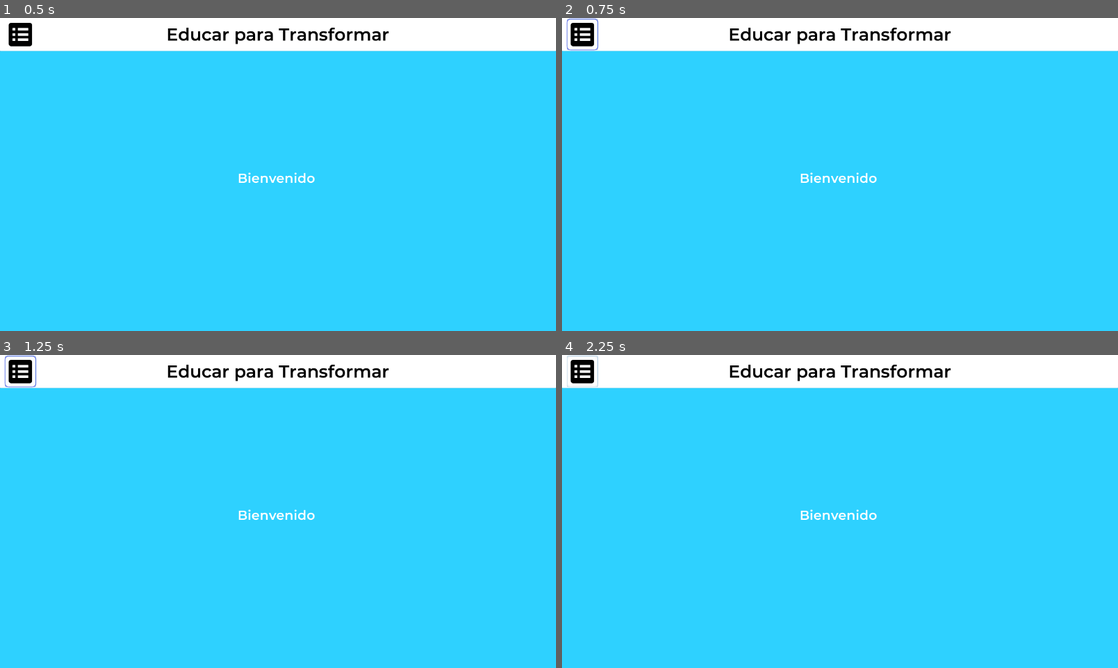
Above: before the commit, frames 1-4 (two rows, left to right).
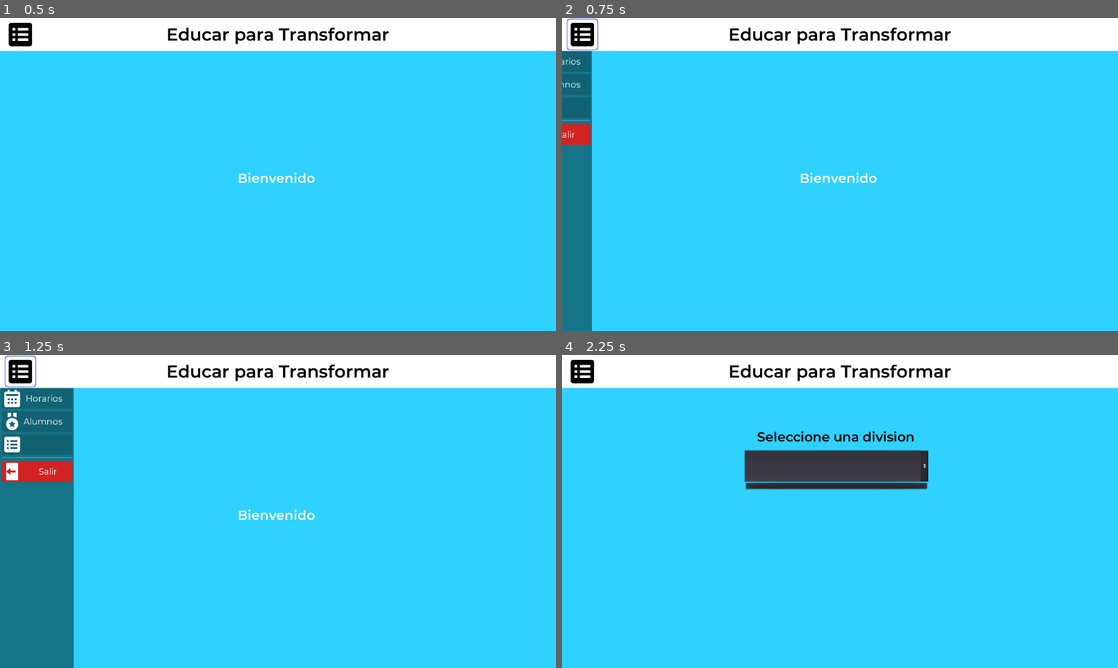
Above: after the commit, the same moments.

Repository: Matias-Barboza/DesktopAppEducarParaTransformar
Game: Godot game, scene res://Pantallas/PantallaAdmin.tscn
Two runs of this game, one before a commit and one after it. Both use one fixed random seed, a clock stepped at 60 frames per second and the inputs below. This scene is started directly instead of the project's main scene.
Inputs (mouse positions are in pixels of both pictures, inside the frame that each line leads up to):
- Up to frame 1 (0.5 s): no input
- Up to frame 2 (0.75 s): click (584, 33) at 0.5 s
- Up to frame 3 (1.25 s): no input
- Up to frame 4 (2.25 s): click (600, 398) at 1.25 s, where only the run after the commit has a clickable "Horarios"; click (834, 464) at 2.02 s

Frame 1 is identical in both runs. In frame 2, 4.8% of the frame differs, in the area x 0-6%, y 10-100%; in frame 3, 12%, in the area x 0-14%, y 10-100%; in frame 4, 4.9%.

Commit message:
horarios

Diff:
--- a/Pantallas/PantallaAdmin.gd
+++ b/Pantallas/PantallaAdmin.gd
@@ -2,7 +2,11 @@
 
 var endpoint_division = Globals.URL + "/api/divisions"
 var endpoint_alumnos_division = Globals.URL + "/api/divisions/students/"
-var endpoint_horarios_division = Globals.URL + "/api/divisions/classes/"
+
+var endpoint_division_0 = Globals.URL + "/api/students/classes/30"
+var endpoint_division_1 = Globals.URL + "/api/students/classes/45"
+var endpoint_division_2 = Globals.URL + "/api/students/classes/65"
+var endpoint_division_3 = Globals.URL + "/api/students/classes/68"
 
 onready var request_divisiones = $GetDivisiones
 onready var request_alumnos = $GetAlumnosDivision
@@ -13,7 +17,7 @@
 onready var tabla_horario = $PanelHorario/TablaHorariosDocente
 
 onready var animation_player = $AnimationPlayer
-onready var panel_bienvenida = $PanelBienvenida
+onready var panel_bienvenida = $PanelBienvenida/LabelBienvenida
 
 onready var label_bienvenida = $PanelBienvenida/LabelBienvenida
 onready var label_division = $PanelDivision/NombreDivision
@@ -78,14 +82,30 @@
 		var json = JSON.parse(body.get_string_from_utf8())
 		for division in json.result:
 			listaDivisiones.append(division)
-			menu_seleccion_division.get_popup().add_item(division["division_name"])
-			menu_seleccion_horario.get_popup().add_item(division["division_name"])
-
+			menu_seleccion_division.get_popup().add_item(division["division_name"] + " " + educacion(division["education"]))
+			menu_seleccion_horario.get_popup().add_item(division["division_name"] + " " + educacion(division["education"]))
+
+func educacion(division):
+	if division == "Primary":
+		return "Primaria"
+	elif division == "Secondary":
+		return "Secuandaria"
 
 func _on_SeleccionHorario_item_selected(index):
 	var division = listaDivisiones[index]
 	label_horario.text = "Division: " + division["division_name"]
-	request_horarios.request('{url}{id}'.format({"url" : endpoint_horarios_division, "id" : division["id"]}))
+
+	if index == 0:
+		request_horarios.request(endpoint_division_0)
+	elif index == 1:
+		request_horarios.request(endpoint_division_1)
+	elif index == 2:
+		request_horarios.request(endpoint_division_2)
+	elif index == 3:
+		request_horarios.request(endpoint_division_3)
+
+	activar_panel(panel_horario)
+
 
 func _on_GetHorariosDivision_request_completed(_result, response_code, _headers, body):
 	var arreglo_materias = []
@@ -132,6 +152,7 @@
 	division_seleccionada = listaDivisiones[index]
 	label_division.text = "Division: " + division_seleccionada["division_name"]
 	request_alumnos.request('{url}{id}'.format({"url" : endpoint_alumnos_division, "id" : division_seleccionada["id"]}))
+	activar_panel(panel_division)
 
 func _on_GetAlumnosDivision_request_completed(_result, response_code, _headers, body):
 	var arreglo_alumnos = []
@@ -184,3 +205,11 @@
 		OS.shell_open(json.result.response)
 	else:
 		print("Error al generar el PDF")
+
+
+func _on_ButtonMenuDesplegable_pressed():
+	if not desplegado:
+		animation_player.play("despliegue_menu_lateral")
+	else:
+		animation_player.play("repliegue_menu_lateral")
+	desplegado = not desplegado
--- a/Pantallas/PantallaAdmin.tscn
+++ b/Pantallas/PantallaAdmin.tscn
@@ -267,7 +267,6 @@
 valign = 1
 
 [node name="PanelBienvenida" type="Panel" parent="."]
-visible = false
 anchor_right = 1.0
 anchor_bottom = 1.0
 margin_left = 449.0
